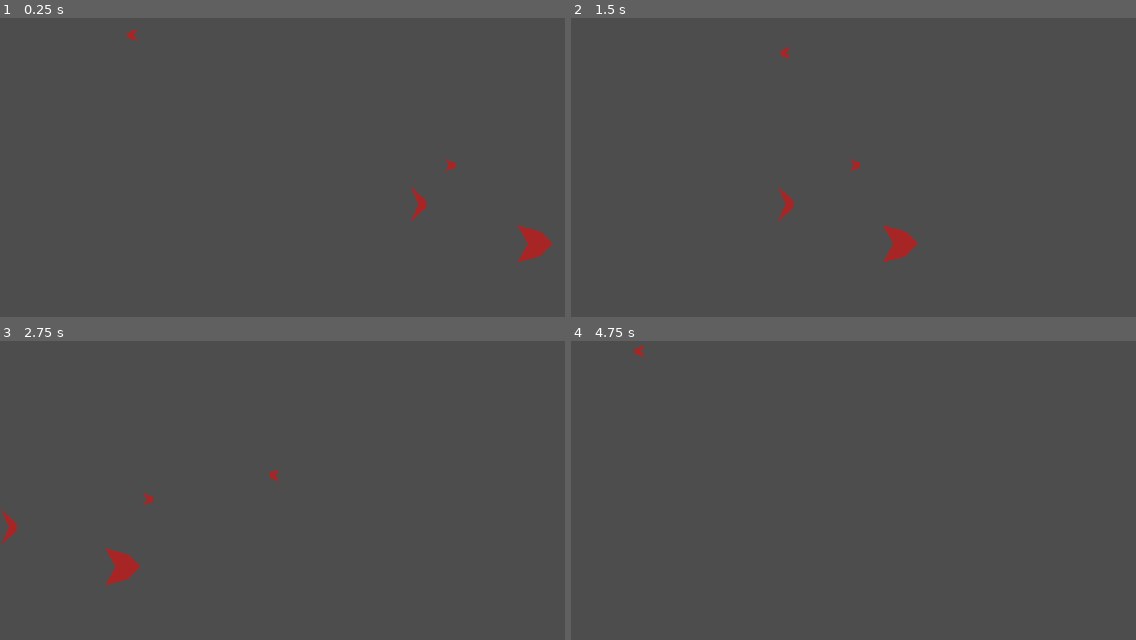
Above: before the commit, frames 1-4 (two rows, left to right).
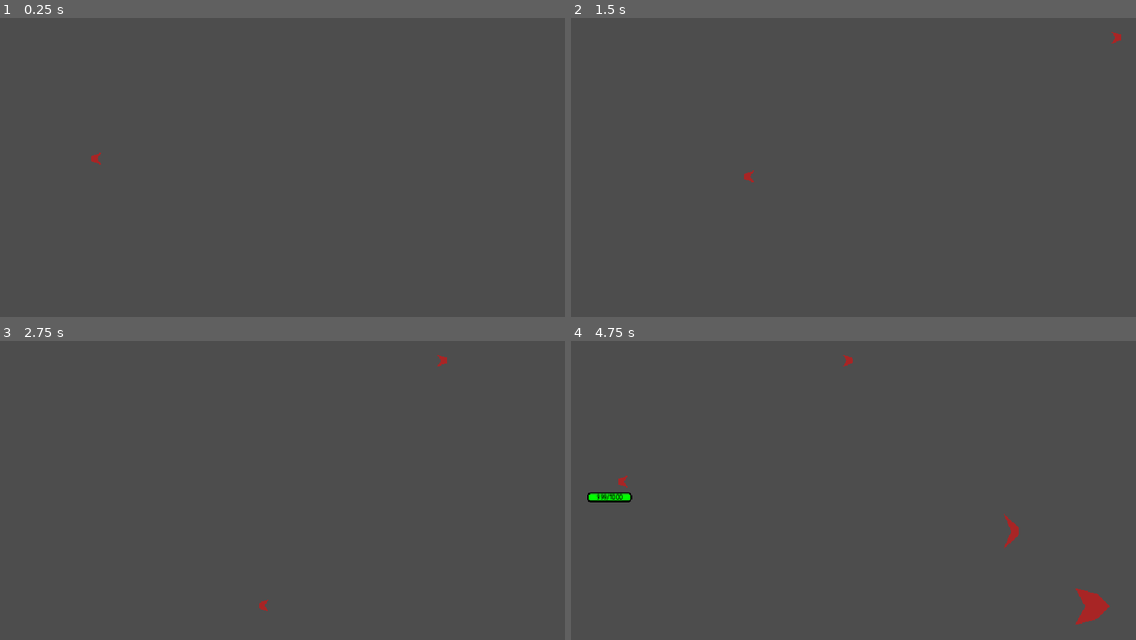
Above: after the commit, the same moments.

Repository: xorblo-doitus/Space-Shooter
Game: Godot game, scene res://src/playable_scenes/world.tscn
Same seed, same stepped clock (60 frames per second), same inputs: the game is played once before the commit and once after it.
Inputs:
- Up to frame 1 (0.25 s): no input
- Up to frame 2 (1.5 s): tap Enter (ui_accept) at 0.5, 0.77 s; hold Right (ui_right) 0.53-1.28 s; hold Down (ui_down) from 1.28 s (still down)
- Up to frame 3 (2.75 s): tap Enter (ui_accept) at 1.52 s; release Down (ui_down) at 2.03 s; hold Right (ui_right) from 2.03 s (still down)
- Up to frame 4 (4.75 s): release Right (ui_right) at 2.78 s; hold Up (ui_up) 2.78-3.53 s; tap Enter (ui_accept) at 3.02, 3.77, 4.52 s; hold Left (ui_left) from 3.53 s (still down)

The runs differ from the first frame. In frame 1, 0.6% of the frame differs, in the area x 16-98%, y 3-82%; in frame 2, 0.7%; in frame 3, 0.7%; in frame 4, 0.9%, in the area x 2-96%, y 1-95%.
Error before the commit: Assertion failed: No damage source created (res://src/bullets/bullet.gd:25)
Error after the commit: Assertion failed: No damage source created (res://src/bullets/bullet.gd:27)

Commit message:
Added score

Diff:
--- a/Z_helpers/testing.gd
+++ b/Z_helpers/testing.gd
@@ -1,5 +1,10 @@
 @tool
 extends EditorScript
 
+
+func def_test(inf = HitInfo.new()):
+	return inf
+
 func _run():
-	print(Color(0.5, 0, 1) + Color(0, 0, 1))
+	var inf = def_test()
+	print(def_test(), inf)
--- a/src/bullets/bullet.gd
+++ b/src/bullets/bullet.gd
@@ -1,11 +1,13 @@
 extends Area2D
 class_name Bullet
+
+signal hit(hit_info: HitInfo)
 
 @export var damage_source: DamageSource
 @export var visible_area: VisibleArea
 
 var velocity: Vector2 = Vector2.RIGHT
-
+var has_hit: bool = false
 #static func from_direction(position: Vector2, speed: float, direction: float) -> Bullet:
 #	return Bullet.new(position, Vector2.UP.rotated(deg_to_rad(direction)))
 
@@ -30,10 +32,16 @@
 		queue_free()
 
 func _on_body_entered(__other: CollisionObject2D):
+	if has_hit:
+		return
+
 	if __other.has_method("be_hurt_by"):
-		__other.be_hurt_by(damage_source)
-		if __other.has_method("be_hurt_by"):
+		has_hit = true
+		var hit_info: HitInfo = HitInfo.new()
+		__other.be_hurt_by(damage_source, hit_info)
+		if __other.has_method("apply_knockback"):
 			__other.apply_knockback(velocity * damage_source.knockback_multiplier, self)
+		hit.emit(hit_info)
 		queue_free()
 
 
--- a/src/playable_scenes/world.gd
+++ b/src/playable_scenes/world.gd
@@ -7,6 +7,9 @@
 func _ready():
 	for spawn_point in $SpawnPoints.get_children():
 		add_spawn_point(spawn_point)
+
+	$SpawnPoints/Player.spawn()
+
 
 #	for vessel in vessels.get_children():
 #		add_vessel(vessel)
@@ -27,3 +30,7 @@
 
 func add_bullet(bullet: Bullet) -> void:
 	bullets.add_child(bullet)
+
+
+func _on_animation_player_animation_finished(_anim_name):
+	$AnimationPlayer.play("test_level")
--- a/src/playable_scenes/world.tscn
+++ b/src/playable_scenes/world.tscn
@@ -1,8 +1,9 @@
-[gd_scene load_steps=12 format=3 uid="uid://0tmedytuiuux"]
+[gd_scene load_steps=13 format=3 uid="uid://0tmedytuiuux"]
 
 [ext_resource type="Script" path="res://src/playable_scenes/world.gd" id="1_ptqmb"]
 [ext_resource type="PackedScene" uid="uid://cyxhgjybj0tsy" path="res://src/spawn_point.tscn" id="2_r822a"]
 [ext_resource type="PackedScene" uid="uid://bsicvfemmcryr" path="res://src/vessels/player_vessel.tscn" id="3_nbfms"]
+[ext_resource type="PackedScene" uid="uid://bf1jkjsbmwb66" path="res://src/vessels/dummy.tscn" id="4_1bdnj"]
 [ext_resource type="PackedScene" uid="uid://boej5f28jyrn" path="res://src/vessels/spammer_vessel.tscn" id="4_56gsn"]
 [ext_resource type="PackedScene" uid="uid://blaxpwkxvbxf" path="res://src/vessels/big_vessel.tscn" id="5_gj0fc"]
 [ext_resource type="Script" path="res://src/world_fence.gd" id="6_c4s03"]
@@ -13,13 +14,16 @@
 tracks/0/type = "method"
 tracks/0/imported = false
 tracks/0/enabled = true
-tracks/0/path = NodePath("SpawnPoints/Player")
+tracks/0/path = NodePath("SpawnPoints/Dude")
 tracks/0/interp = 1
 tracks/0/loop_wrap = true
 tracks/0/keys = {
-"times": PackedFloat32Array(0),
-"transitions": PackedFloat32Array(1),
+"times": PackedFloat32Array(0, 4),
+"transitions": PackedFloat32Array(1, 1),
 "values": [{
+"args": [],
+"method": &"spawn"
+}, {
 "args": [],
 "method": &"spawn"
 }]
@@ -27,11 +31,11 @@
 tracks/1/type = "method"
 tracks/1/imported = false
 tracks/1/enabled = true
-tracks/1/path = NodePath("SpawnPoints/Dude")
+tracks/1/path = NodePath("SpawnPoints/Spammer")
 tracks/1/interp = 1
 tracks/1/loop_wrap = true
 tracks/1/keys = {
-"times": PackedFloat32Array(0),
+"times": PackedFloat32Array(2),
 "transitions": PackedFloat32Array(1),
 "values": [{
 "args": [],
@@ -41,11 +45,11 @@
 tracks/2/type = "method"
 tracks/2/imported = false
 tracks/2/enabled = true
-tracks/2/path = NodePath("SpawnPoints/Spammer")
+tracks/2/path = NodePath("SpawnPoints/Big")
 tracks/2/interp = 1
 tracks/2/loop_wrap = true
 tracks/2/keys = {
-"times": PackedFloat32Array(0),
+"times": PackedFloat32Array(3),
 "transitions": PackedFloat32Array(1),
 "values": [{
 "args": [],
@@ -55,13 +59,22 @@
 tracks/3/type = "method"
 tracks/3/imported = false
 tracks/3/enabled = true
-tracks/3/path = NodePath("SpawnPoints/Big")
+tracks/3/path = NodePath("SpawnPoints/Dummy")
 tracks/3/interp = 1
 tracks/3/loop_wrap = true
 tracks/3/keys = {
-"times": PackedFloat32Array(0),
-"transitions": PackedFloat32Array(1),
+"times": PackedFloat32Array(0.5, 1.7, 3.6, 6),
+"transitions": PackedFloat32Array(1, 1, 1, 1),
 "values": [{
+"args": [],
+"method": &"spawn"
+}, {
+"args": [],
+"method": &"spawn"
+}, {
+"args": [],
+"method": &"spawn"
+}, {
 "args": [],
 "method": &"spawn"
 }]
@@ -91,18 +104,22 @@
 [node name="SpawnPoints" type="Node2D" parent="."]
 
 [node name="Player" parent="SpawnPoints" instance=ExtResource("2_r822a")]
-position = Vector2(288, 85)
+position = Vector2(200, 384)
 packed_vessel = ExtResource("3_nbfms")
 
 [node name="Dude" parent="SpawnPoints" instance=ExtResource("2_r822a")]
-position = Vector2(1092, 400)
+position = Vector2(1639, 91)
+
+[node name="Dummy" parent="SpawnPoints" instance=ExtResource("2_r822a")]
+position = Vector2(1639, 238)
+packed_vessel = ExtResource("4_1bdnj")
 
 [node name="Spammer" parent="SpawnPoints" instance=ExtResource("2_r822a")]
-position = Vector2(1086, 494)
+position = Vector2(1642, 504)
 packed_vessel = ExtResource("4_56gsn")
 
 [node name="Big" parent="SpawnPoints" instance=ExtResource("2_r822a")]
-position = Vector2(1089, 590)
+position = Vector2(1641, 686)
 packed_vessel = ExtResource("5_gj0fc")
 
 [node name="StatitcBodies" type="Node2D" parent="."]
@@ -160,3 +177,5 @@
 
 [node name="HorizontalShape" type="CollisionShape2D" parent="WorldFence/Down"]
 shape = SubResource("RectangleShape2D_l3rxe")
+
+[connection signal="animation_finished" from="AnimationPlayer" to="." method="_on_animation_player_animation_finished"]
--- /dev/null
+++ b/src/ref_counted/hit_info.gd
@@ -0,0 +1,10 @@
+extends RefCounted
+class_name HitInfo
+
+
+var damage_dealt: float = 0
+var fatal: bool = false
+var bonus_score: float = 0
+
+#func _init(init_damage_dealt: float = 0) -> void:
+#	damage_dealt = init_damage_dealt
--- a/src/resources/knockback.gd
+++ b/src/ref_counted/knockback.gd
@@ -1,9 +1,9 @@
-extends Object
+extends RefCounted
 class_name KnockBack
 
 var force: Vector2 = Vector2.ZERO
 var from: Object
 
-func _init(init_force: Vector2, init_from: Object):
+func _init(init_force: Vector2, init_from: Object) -> void:
 	force = init_force
 	from = init_from
--- /dev/null
+++ b/src/vessels/dummy.tscn
@@ -0,0 +1,9 @@
+[gd_scene load_steps=3 format=3 uid="uid://bf1jkjsbmwb66"]
+
+[ext_resource type="PackedScene" uid="uid://byx501vlsif2o" path="res://src/vessels/enemy_vessel.tscn" id="1_l3pg7"]
+[ext_resource type="PackedScene" uid="uid://ces2ug230chds" path="res://src/weapons/none_weapon.tscn" id="2_7xlus"]
+
+[node name="Dummy" instance=ExtResource("1_l3pg7")]
+despawn_distance = 30
+speed = 100.0
+default_weapon = ExtResource("2_7xlus")
--- a/src/vessels/enemy_vessel.tscn
+++ b/src/vessels/enemy_vessel.tscn
@@ -5,5 +5,8 @@
 
 [node name="EnemyVessel" instance=ExtResource("1_5gvvp")]
 script = ExtResource("2_ph6qp")
+despawn_distance = 0
+speed = 200.0
 firing = true
 direction = Vector2(-1, 0)
+recoil_weakness = 0.0
--- a/src/vessels/player_vessel.gd
+++ b/src/vessels/player_vessel.gd
@@ -1,4 +1,12 @@
 extends Vessel
+
+signal score_changed(new_score: float)
+
+var score: float = 0:
+	set(new):
+		if new != score:
+			score = new
+			score_changed.emit(new)
 
 func _ready() -> void:
 	$Pivot.scale.x = -1
@@ -11,6 +19,15 @@
 	super(delta)
 
 
+func on_hit(hit: HitInfo) -> void:
+	score += hit.damage_dealt + hit.bonus_score
+
+
+func bind_bullet(bullet: Bullet) -> void:
+	bullet.hit.connect(on_hit)
+
+
 func install_weapon(new_weapon: Weapon) -> void:
 	new_weapon.flip()
+	new_weapon.fire.connect(bind_bullet)
 	super(new_weapon)
--- a/src/vessels/vessel.gd
+++ b/src/vessels/vessel.gd
@@ -20,6 +20,7 @@
 @export var direction := Vector2.ZERO
 @export_range(0, 2000, 1, "or_less", "or_greater", "suffix:p/s") var knockback_dealed: float = 500
 @export_range(0, 5, 0.01, "or_greater", "suffix:*") var knockback_weakness: float = 1
+@export_range(0, 5, 0.01, "or_greater", "suffix:*") var recoil_weakness: float = 1
 @export var default_weapon := preload("res://src/weapons/basic_gun.tscn")
 
 
@@ -105,7 +106,7 @@
 #			"fire",
 #			bullet
 #		)
-	velocity += weapon.update(delta, firing, velocity)
+	velocity += weapon.update(delta, firing, velocity) * recoil_weakness
 #	reloading -= 1 * delta
 #
 #	if firing:
@@ -136,15 +137,20 @@
 	position = pos
 	return self
 
-func be_hurt_by(damage_source: DamageSource):
+## Take damage and return the actual damage dealt (if at 1 health and take 10 damage, return 1)
+func be_hurt_by(damage_source: DamageSource, hit_info: HitInfo = HitInfo.new()) -> HitInfo:
+	hit_info.damage_dealt = min(damage_source.damage, health)
 	health -= damage_source.damage
 	if health <= 0:
+		hit_info.fatal = true
+		hit_info.bonus_score += max_health
 		queue_free()
 	else:
 #		animator.play("hurted")s
 		damage_hint = clamp(damage_hint + pow(damage_source.damage/DAMAGE_BLINK_DIVIDING, DAMAGE_BLINK_EXPONENT) + DAMAGE_BLINK_OFFSET, 0, 3)
 		health_bar.target_value = health
 		health_bar.blink = true
+	return hit_info
 
 func install_weapon(new_weapon: Weapon) -> void:
 	new_weapon.team = team
--- /dev/null
+++ b/src/weapons/none_weapon.gd
@@ -0,0 +1,17 @@
+extends Weapon
+
+## A null weapon, wich act as if the vessel had no weapon
+
+# Called when the node enters the scene tree for the first time.
+func _ready():
+	set_physics_process(false)
+	set_process(false)
+
+func update(_delta: float, _firing: bool, _implied_velocity: Vector2) -> Vector2:
+	return Vector2.ZERO
+
+func place(pos: Vector2) -> Weapon:
+	return self
+
+func flip() -> void:
+	pass
--- /dev/null
+++ b/src/weapons/none_weapon.tscn
@@ -0,0 +1,8 @@
+[gd_scene load_steps=2 format=3 uid="uid://ces2ug230chds"]
+
+[ext_resource type="Script" path="res://src/weapons/none_weapon.gd" id="1_c0gx6"]
+
+[node name="NoneWeapon" type="Node2D"]
+script = ExtResource("1_c0gx6")
+
+[node name="AppearPoint" type="Node2D" parent="."]
